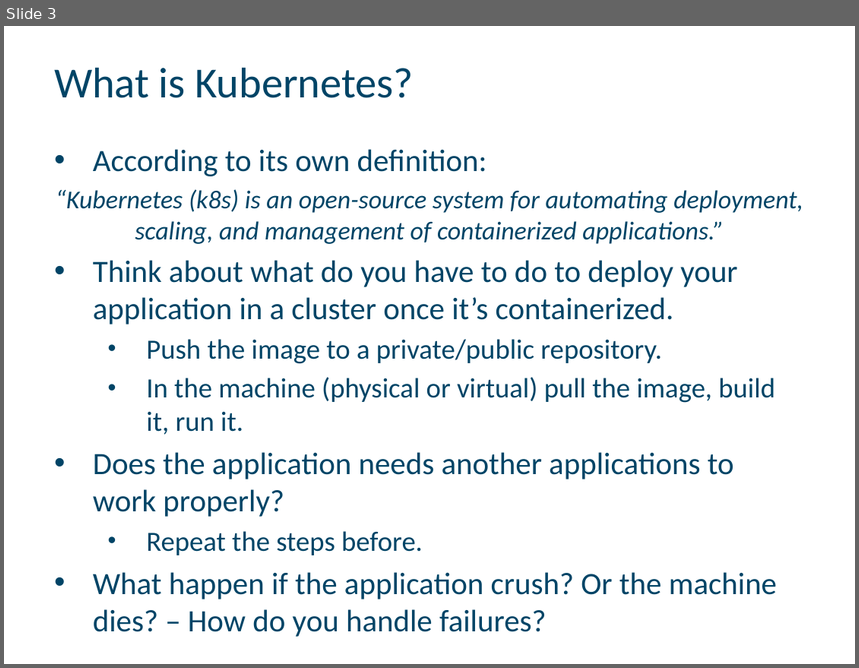
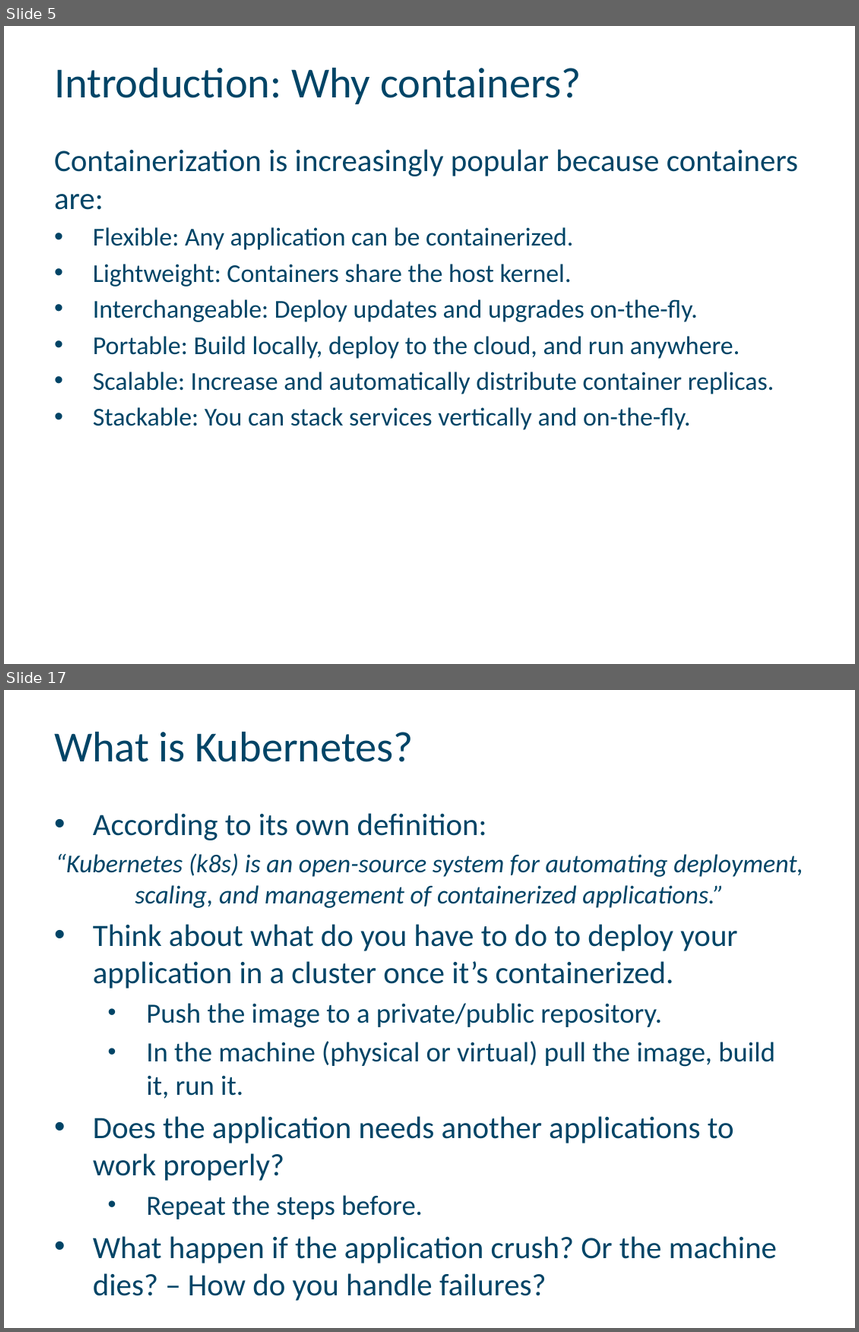
Before and after one commit to paolasoto88/dist-compt-lab-kubernetes, a slide deck: k8s-distcomp-lab.pptx. Shown one above the other, each under a label of ours: slide 3 before the commit, slides 5 and 17 after it; the slides between them are not shown. The pictures are 859x668 and 859x1332 pixels, drawn with LibreOffice and Linux fonts; fonts in the diff are those of the drawing. Boxes give left, top, right and bottom in pixels: in the first picture for what was removed or moved away, otherwise in the second. Text is boxed around its words. In the diff, an @@ line names an element or a change of style, - is before the commit and + after.

```diff
--- a/k8s-distcomp-lab.pptx
+++ b/k8s-distcomp-lab.pptx
@@ slide 5 added at <box>4,26,855,664</box>, background #FFFFFF @@
@@ title added at <box>54,67,582,104</box>, 40 pt, text #004466 @@
+Introduction: Why containers?
@@ text added at <box>54,149,798,430</box>, 24 pt, text #004466 @@
+Containerization is increasingly popular because containers are:
+• Flexible: Any application can be containerized.
+• Lightweight: Containers share the host kernel.
+• Interchangeable: Deploy updates and upgrades on-the-fly.
+• Portable: Build locally, deploy to the cloud, and run anywhere.
+• Scalable: Increase and automatically distribute container replicas.
+• Stackable: You can stack services vertically and on-the-fly.
@@ text added at <box>490,637,772,656</box>, 13 pt, text #FFFFFF @@
+* https://kubernetes.io/docs/tasks/tools/install-minikube/
@@ what was slide 3 is now slide 17 @@
```
Also in this commit, not shown: 2 slides changed, 13 other slides added.
